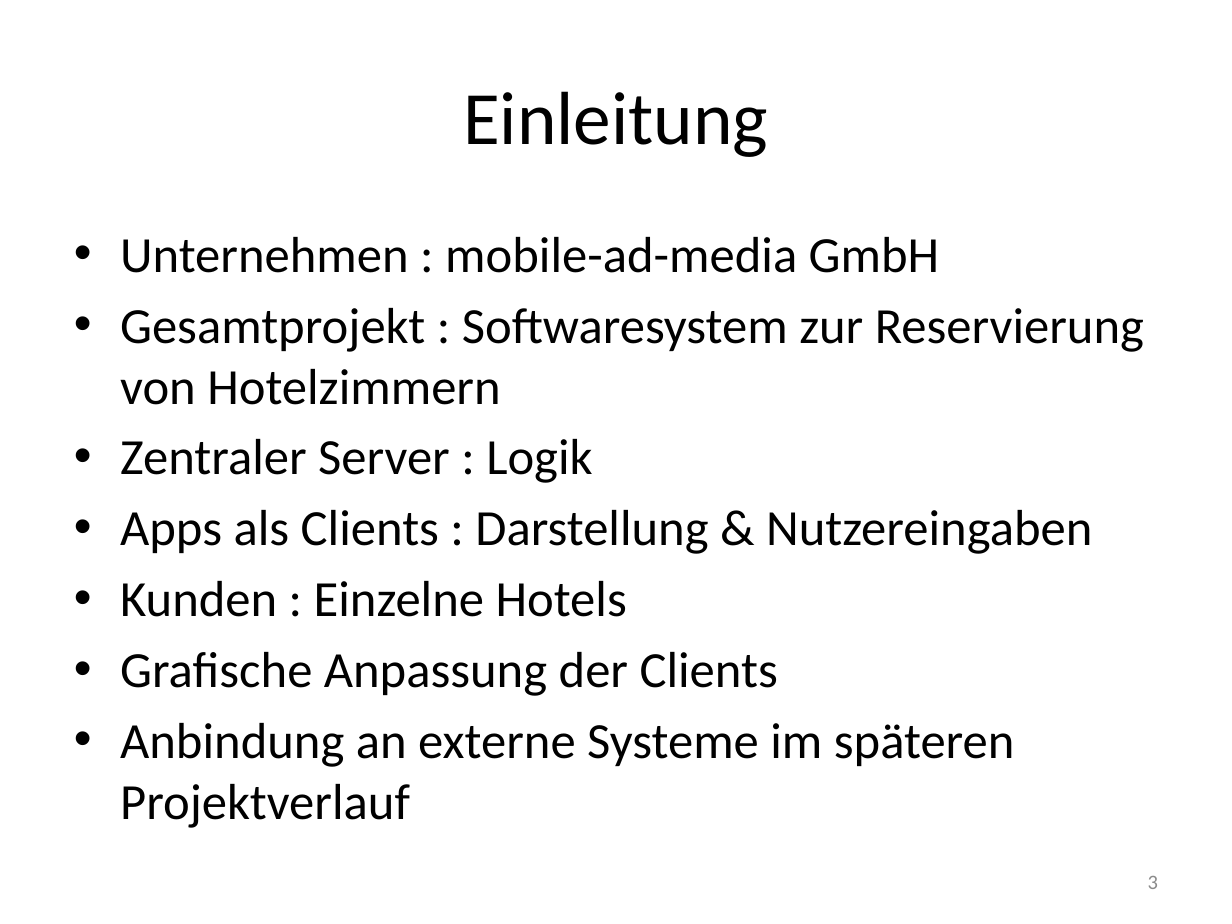
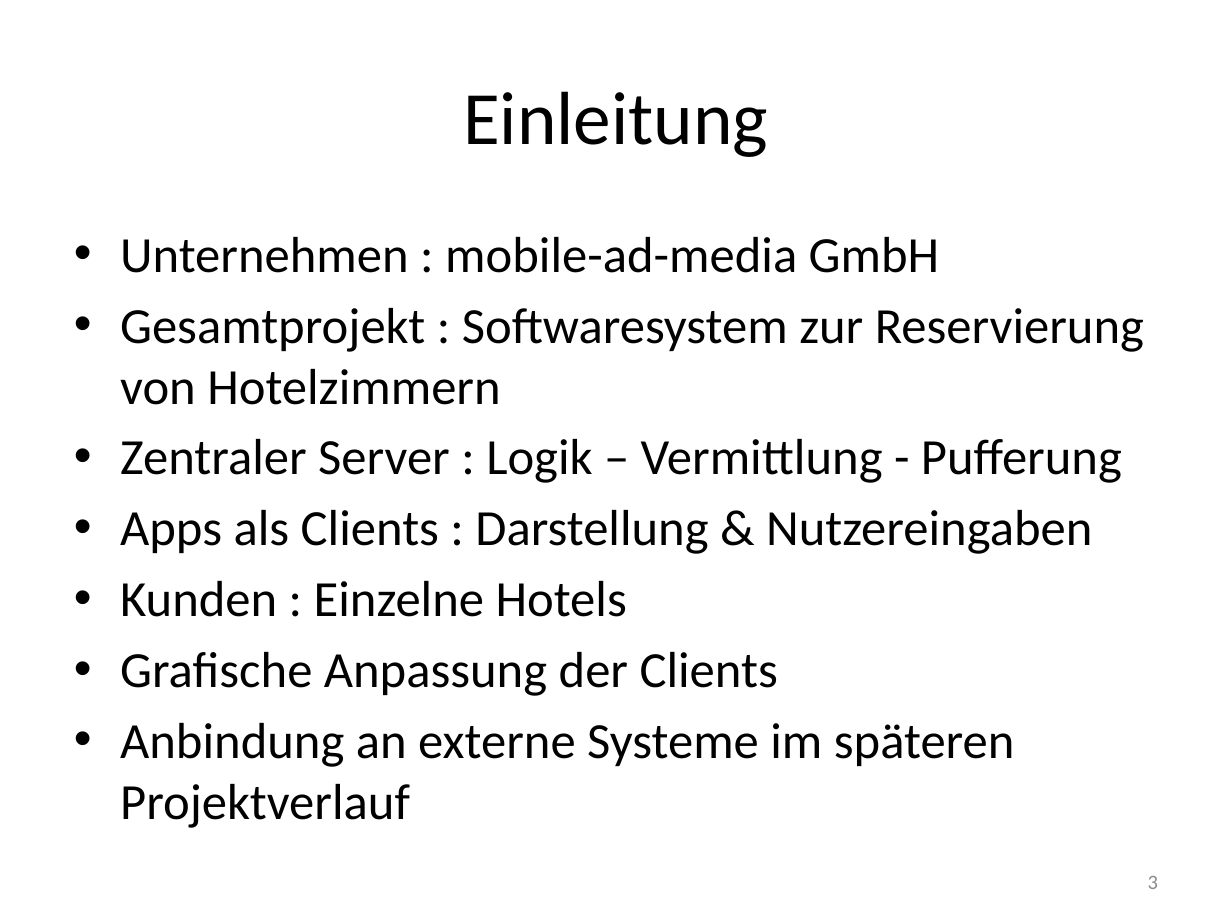
Before and after one commit to janhelmle/weiterbildung_fachinformatiker_ihk_projektantrag, a slide deck: slide 3 of praesentation/Projektpräsentation.pptx. Drawn at 1232x924 pixels with LibreOffice and Linux fonts; fonts in the diff are those of the drawing. Boxes give left, top, right and bottom in pixels: in the first picture for what was removed or moved away, otherwise in the second. Text is boxed around its words. In the diff, an @@ line names an element or a change of style, - is before the commit and + after.

```diff
--- a/praesentation/Projektpräsentation.pptx
+++ b/praesentation/Projektpräsentation.pptx
@@ text at (x1=120, y1=439, x2=1122, y2=483): text changed @@
-• Zentraler Server : Logik
+• Zentraler Server : Logik – Vermittlung - Pufferung
```
Also in this commit, not shown: 1 other slide changed, 7 other files.
